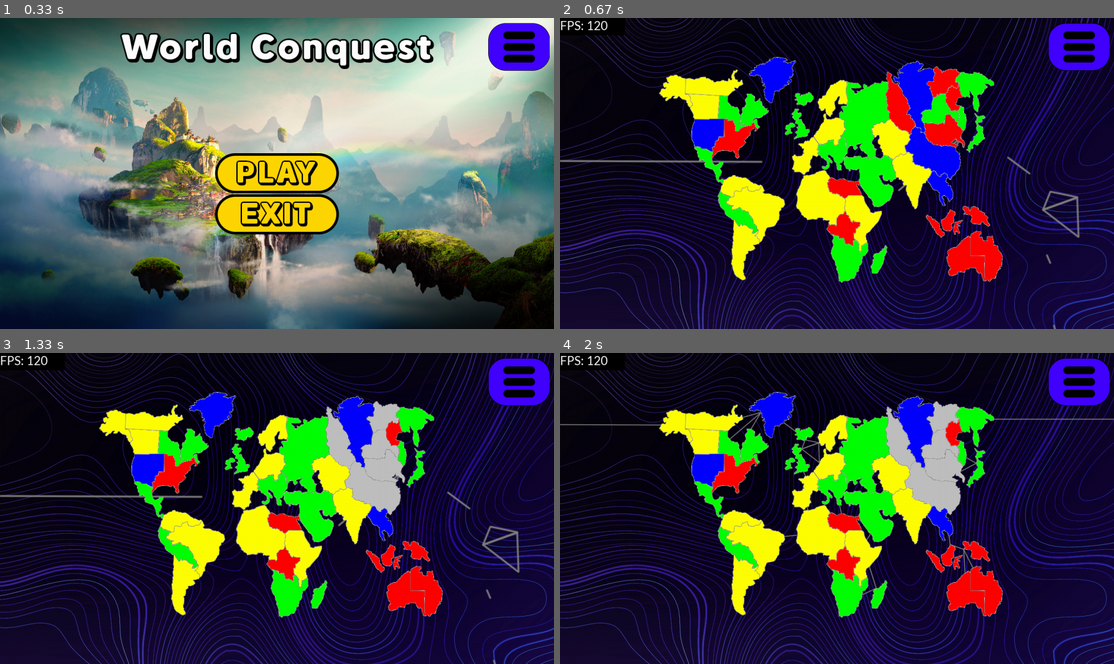
Above: before the commit, frames 1-4 (two rows, left to right).
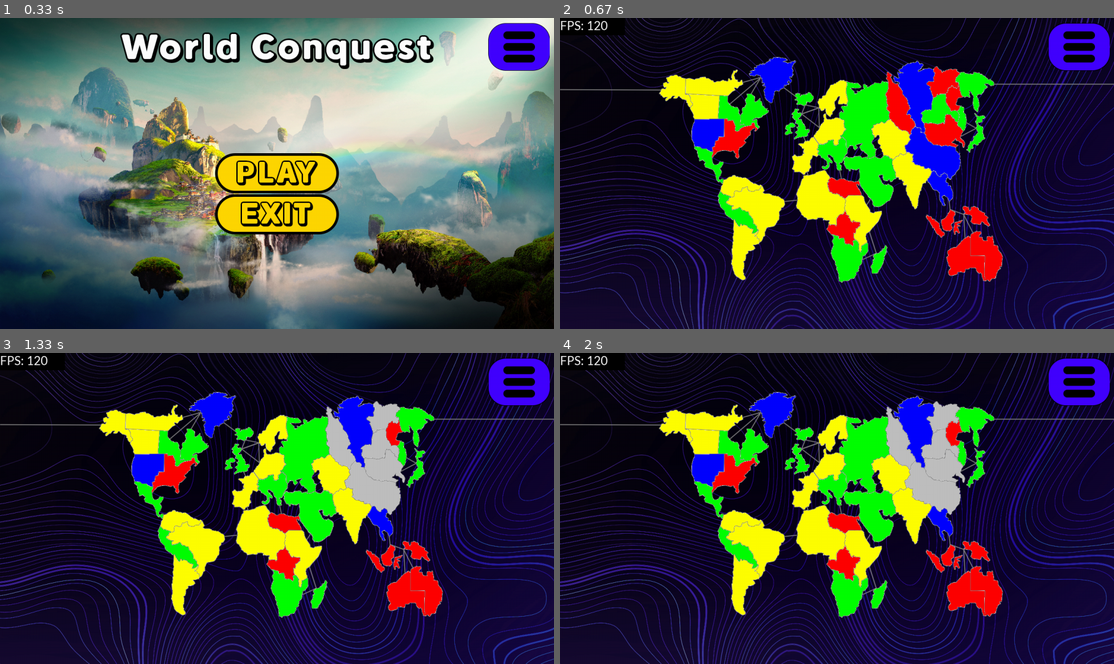
Above: after the commit, the same moments.

Repository: SWE2024/project-pygame
Game: pygame game, started from main.py
The game is run twice, just before and just after one commit, with the same random seed, the same clock (stepped at 60 frames per second) and the same inputs.
Inputs (mouse positions are in pixels of both pictures, inside the frame that each line leads up to):
- Up to frame 1 (0.33 s): no input
- Up to frame 2 (0.67 s): click (837, 173) at 0.38 s
- Up to frame 3 (1.33 s): click (277, 530) at 0.72 s; click (360, 399) at 1.05 s
- Up to frame 4 (2 s): tap F at 1.83 s

Frame 1 is identical in both runs. In frame 2, 1.0% of the frame differs, in the area x 0-100%, y 18-100%; in frame 3, 1.0%; in frame 4, nothing differs.

Commit message:
rescaling fix

Diff:
--- a/main.py
+++ b/main.py
@@ -564,8 +564,10 @@
         everything before the while 1: loop is static UI
         """
         screen.fill('black')
-        screen.blit(imgOcean, (0, 0))
-        screen.blit(connections, (0, 0))
+        current_ocean = pygame.transform.scale(imgOcean, (screen.get_width(), screen.get_height()))
+        current_connections = pygame.transform.scale(connections, (screen.get_width(), screen.get_height()))
+        screen.blit(current_ocean, (0, 0))
+        screen.blit(current_connections, (0, 0))
 
         width, height = screen.get_width(), screen.get_height()
 
